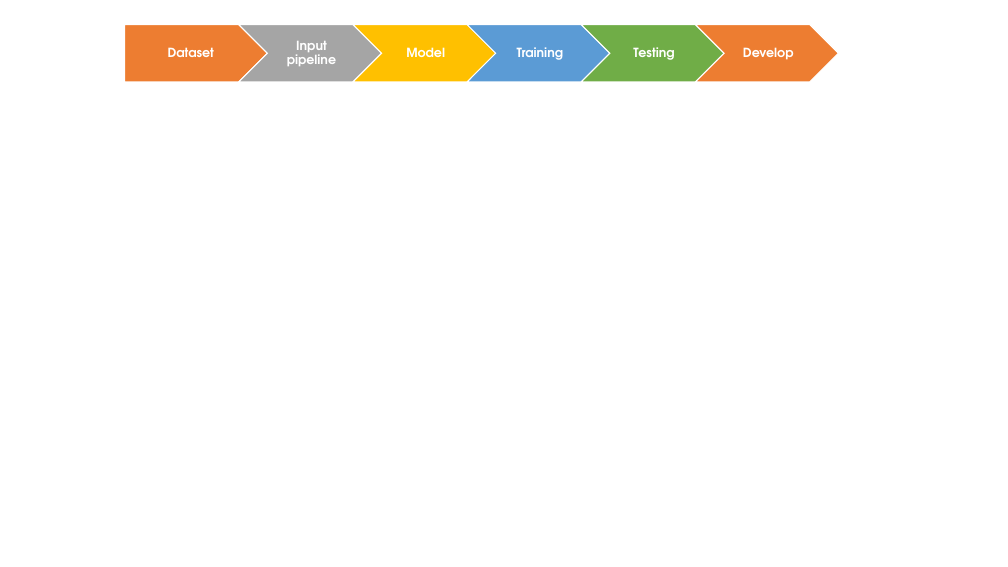
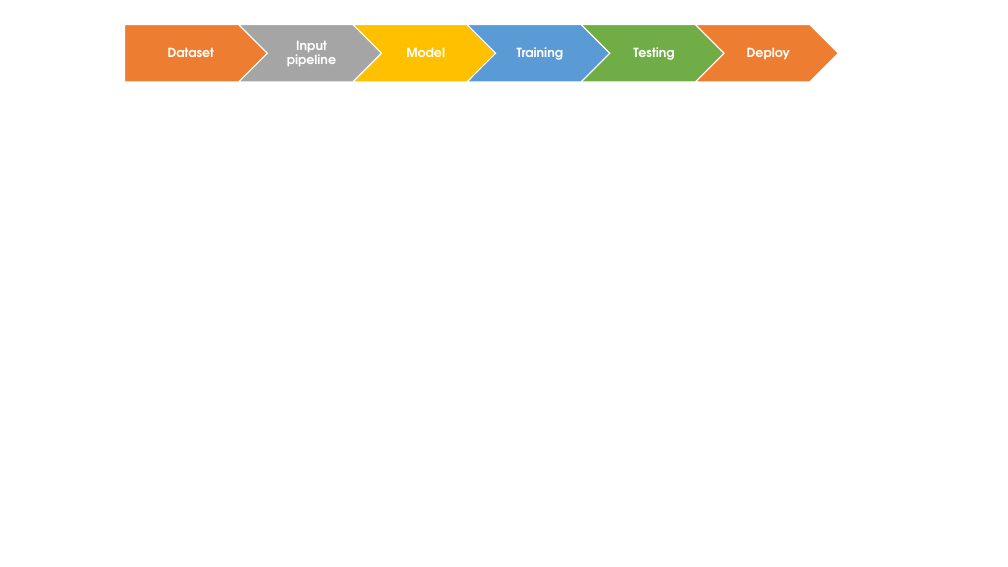
Before and after one commit to Wenyuan-Vincent-Li/Tensorflow_template, a slide deck: slide 1 of Plots/plots.pptx. Drawn at 1008x567 pixels with LibreOffice and Linux fonts; fonts in the diff are those of the drawing. Boxes give left, top, right and bottom in pixels: in the first picture for what was removed or moved away, otherwise in the second. Text is boxed around its words. In the diff, an @@ line names an element or a change of style, - is before the commit and + after.

Commit message:
rename to deploy

```diff
--- a/Plots/plots.pptx
+++ b/Plots/plots.pptx
@@ text at (747, 47, 790, 60): text changed @@
-Develop
+Deploy
```
Also in this commit, not shown: 1 other file.
